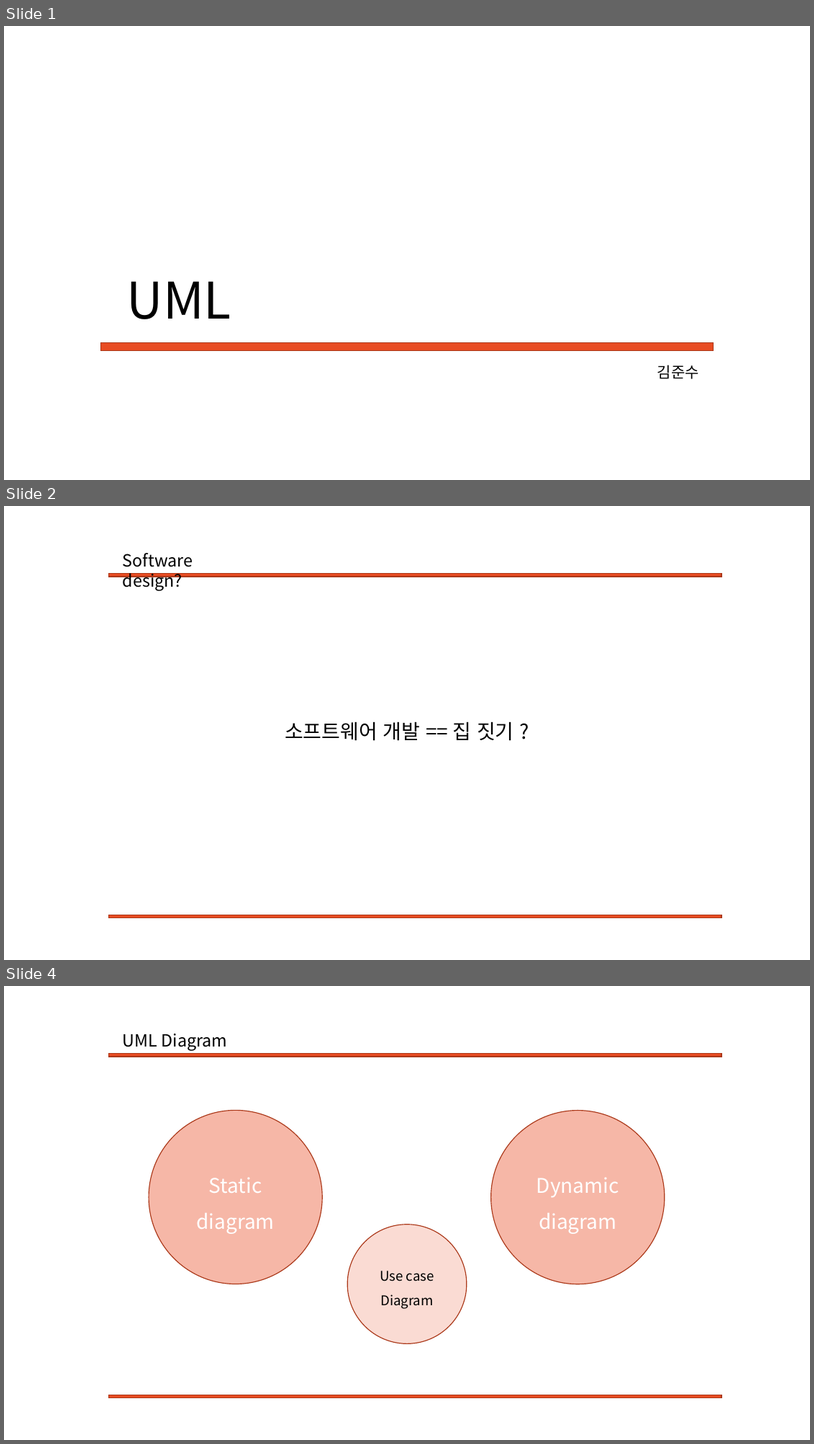
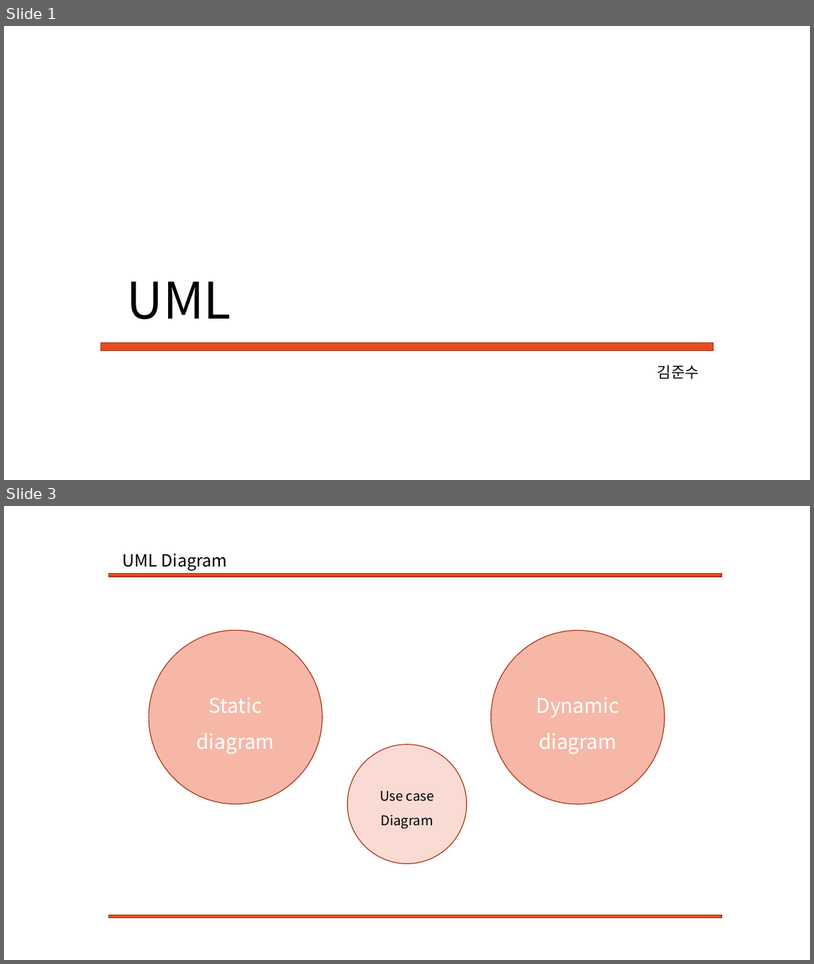
Before and after one commit to Mikusnuz/MyPractice, a slide deck: Study/9. UML.pptx. Shown one above the other, each under a label of ours: slides 1, 2 and 4 before the commit, slides 1 and 3 after it; the slides between them are not shown. The pictures are 814x1444 and 814x964 pixels, drawn with LibreOffice and Linux fonts; fonts in the diff are those of the drawing. Boxes give left, top, right and bottom in pixels: in the first picture for what was removed or moved away, otherwise in the second. Text is boxed around its words. In the diff, an @@ line names an element or a change of style, - is before the commit and + after.

```diff
--- a/Study/9. UML.pptx
+++ b/Study/9. UML.pptx
@@ slide 2 removed at (4,506,810,960), background #FFFFFF @@
@@ text removed at (123,553,193,591) @@
-Software design?
@@ rectangle removed at (108,574,722,577) @@
@@ text removed at (285,721,514,741) @@
-소프트웨어 개발 == 집 짓기 ?
@@ rectangle removed at (108,914,722,917) @@
@@ what was slide 4 is now slide 3 @@
```
Also in this commit, not shown: 3 slides changed, 6 other files.
